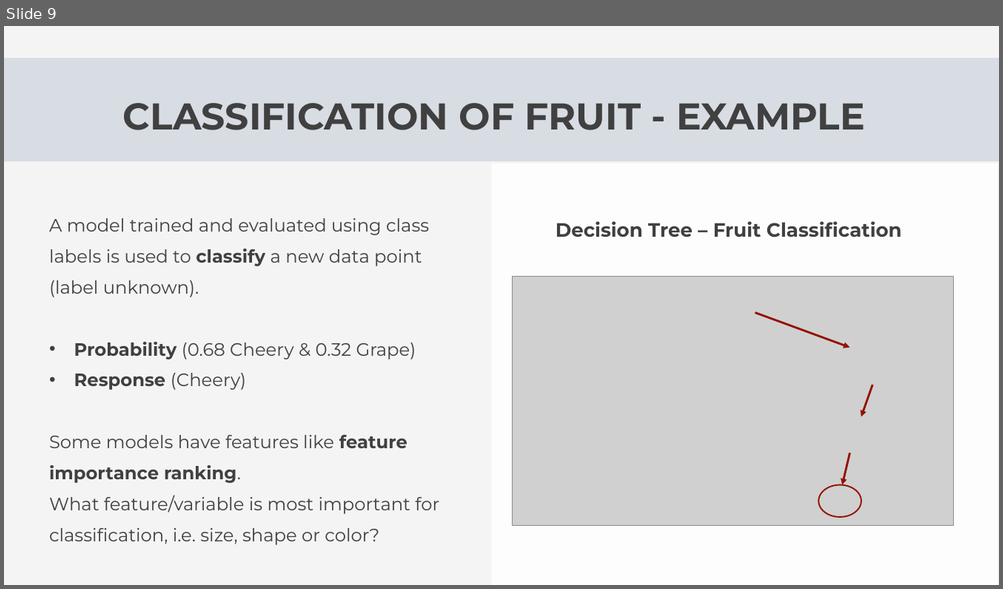
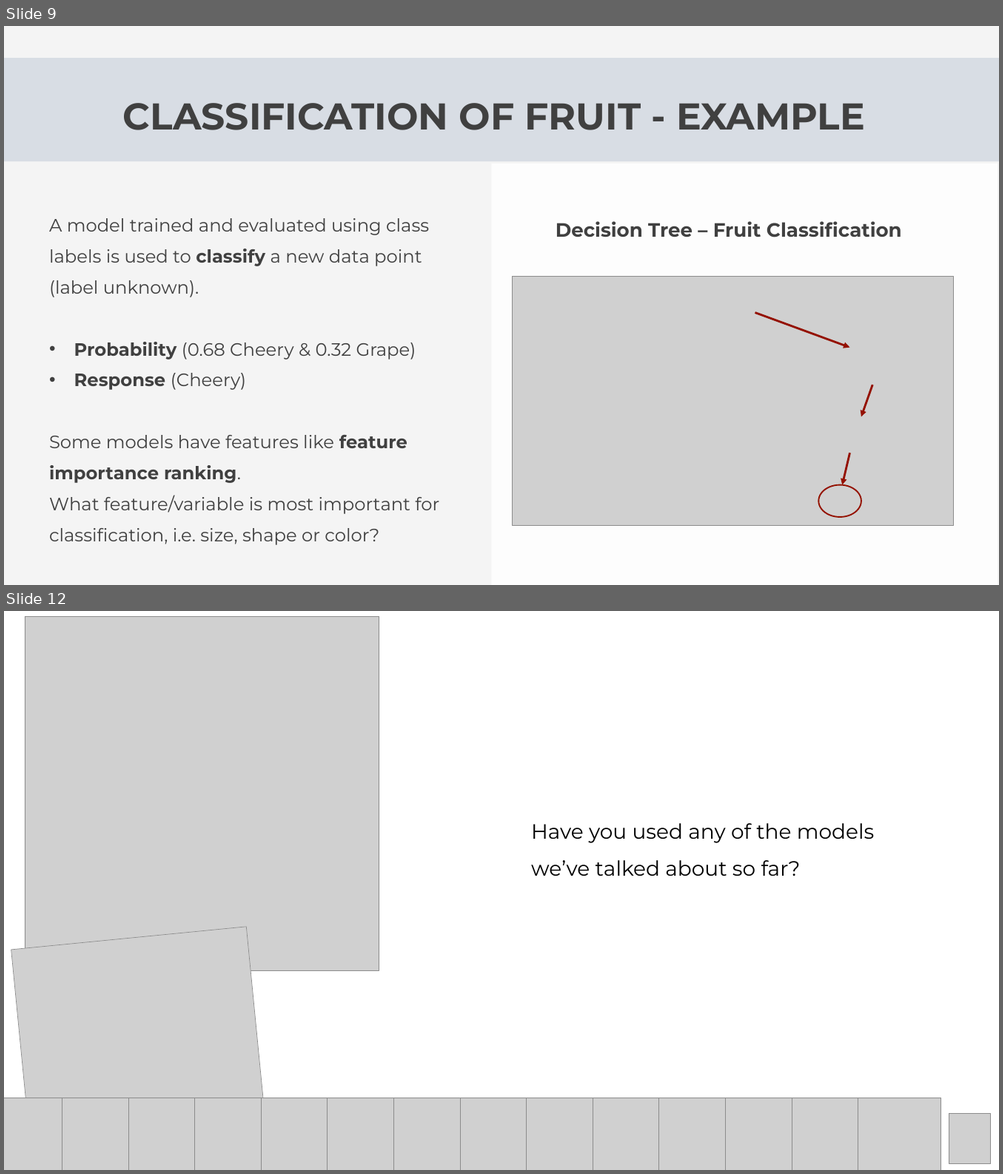
Before and after one commit to Center-for-Health-Data-Science/Foundations-of-Health-Data-Science, a slide deck: Slides/FHDS_Data_Analysis_Part3.pptx. Shown one above the other, each under a label of ours: slide 9 before the commit, slides 9 and 12 after it; the slides between them are not shown. The pictures are 1003x589 and 1003x1174 pixels, drawn with LibreOffice and Linux fonts; fonts in the diff are those of the drawing; grey boxes stand for pictures. Boxes give left, top, right and bottom in pixels: in the first picture for what was removed or moved away, otherwise in the second. Text is boxed around its words. In the diff, an @@ line names an element or a change of style, - is before the commit and + after.

```diff
--- a/Slides/FHDS_Data_Analysis_Part3.pptx
+++ b/Slides/FHDS_Data_Analysis_Part3.pptx
@@ slide 12 added at [4, 611, 999, 1170], background #FFFFFF @@
@@ picture added at [25, 616, 379, 971] @@
@@ text added at [531, 823, 874, 876], 30 pt, text #000000 @@
+Have you used any of the models we’ve talked about so far?
@@ picture added at [11, 927, 269, 1170] @@
@@ group added at [4, 1098, 941, 1170]: 14 pictures @@
@@ picture added at [949, 1113, 990, 1164] @@
```
Also in this commit, not shown: 1 slide changed, 2 other slides added, 2 other files.
